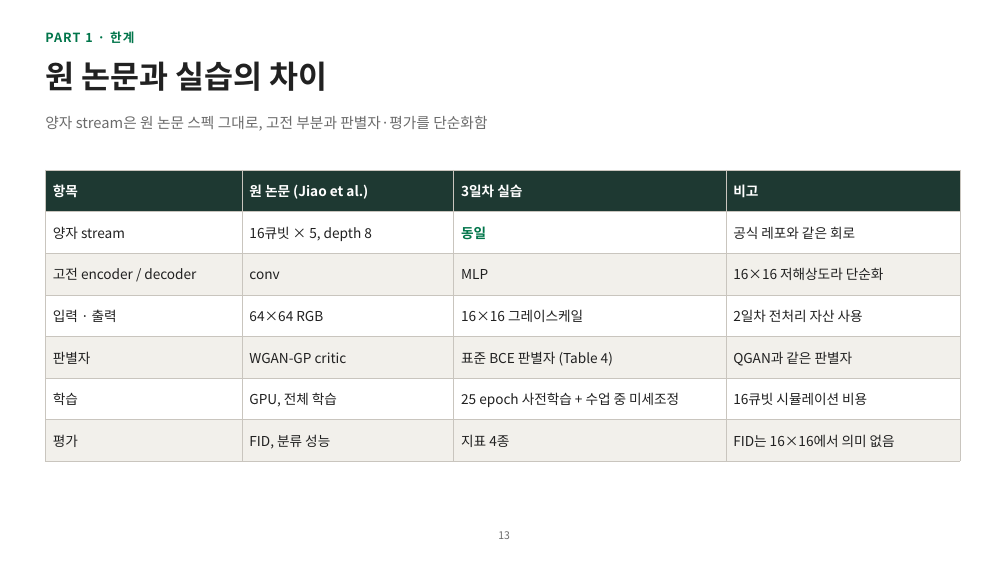
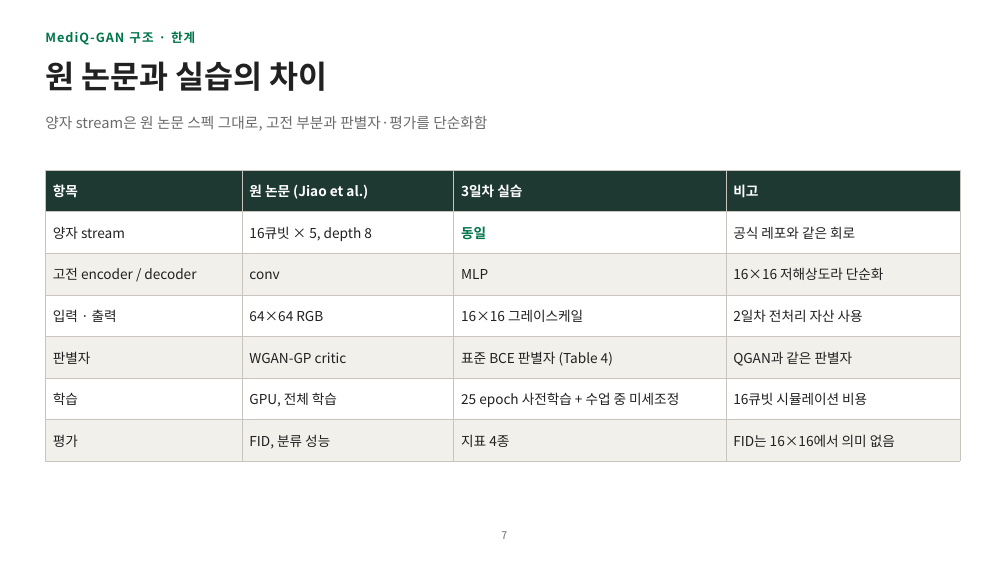
Before and after one commit to hyunhp/skin_disease_qml, a slide deck: slide 7 of practice/day3_slides/day3_practice_slides.pptx (slide 13 before the commit). Drawn at 1008x567 pixels with LibreOffice and Linux fonts; fonts in the diff are those of the drawing. Boxes give left, top, right and bottom in pixels: in the first picture for what was removed or moved away, otherwise in the second. Text is boxed around its words. In the diff, an @@ line names an element or a change of style, - is before the commit and + after.

```diff
--- a/practice/day3_slides/day3_practice_slides.pptx
+++ b/practice/day3_slides/day3_practice_slides.pptx
@@ text at (45,31,195,45): text changed @@
-PART 1 · 한계
+MediQ-GAN 구조 · 한계
@@ page number at (501,531,507,539): text changed @@
-13
+7
```
Also in this commit, not shown: 8 other slides changed, 12 slides removed, 6 other files.
